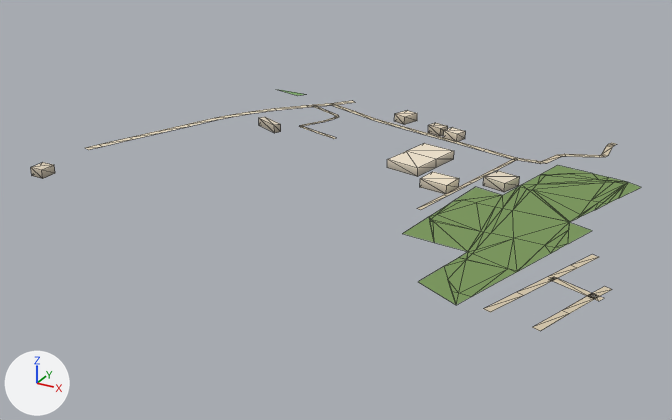
The glTF model public/assets/bengaluru-region-v1/tiles/t34_-25-l0.glb as it was, and as the next commit left it.
The view is the same before and after, from a 50 mm lens placed at (17607.0, -12870.0, 302.0), pointed at (17241.0, -12206.0, -30.0). The lights are fixed; the arrows at lower left show +X, +Y and +Z. The picture after the commit comes second. Mesh edges are drawn as thin lines.

In view in the first picture: 'building', 'ground'.
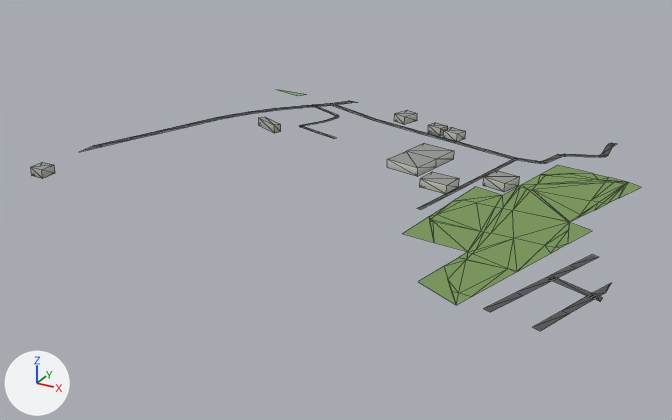
What differs and where, as boxes [x1, y1, x2, y2] in the pictures (672 x 420 px; the box of a moved part takes in the faces that stretch with it):
'ground', reshaped: before [85, 90, 641, 331]; after [80, 90, 641, 331]
part 1 of me_building, recoloured: [31, 110, 519, 194] in both
part 2 of me_ground, reshaped: before [591, 286, 612, 301]; after [589, 283, 611, 302]
part 3 of me_ground, moved or reshaped: before [85, 144, 102, 150]; after [80, 144, 102, 152]
part 4 of me_ground, reshaped: before [331, 100, 355, 105]; after [331, 101, 355, 105]
part 5 of me_ground, moved or reshaped: [540, 155, 562, 164] in both
part 6 of me_ground, recoloured: [87, 103, 614, 331] in both

The change, as a list of edits to the scene's bpy script:
```text
Change me_building:
    used by ob_building; location = (17000.0, -12500.0, 0.0)
    remove me_building.from_pydata(...)  # 68 vertices, 86 faces; spans x 4.0..387.0, y 170.0..480.0, z 0.0..8.0
    add me_building.from_pydata(...)  # 68 vertices, 104 faces; spans x 4.0..387.0, y 170.0..480.0, z 0.0..8.0
    me_building part 1: 86 kept faces spanning x 4.0..387.0, y 170.0..480.0, z 0.0..8.0 get new vertex colours
    edits to the shape of me_building do not show in these pictures
Change me_ground:
    used by ob_ground; location = (17000.0, -12500.0, 0.0)
    verts and faces of me_ground; kept vertices keep their numbers, new ones are numbered from 212
    before: 0 (499.0, 184.0, 1.0) at pixel (598, 301), 1 (501.0, 189.0, 1.0) at pixel (604, 298), 6 (503.0, 204.0, 1.0) at pixel (612, 289), 7 (497.0, 206.0, 1.0) at pixel (604, 286), 8 (497.0, 188.0, 1.0) at pixel (597, 297)
    before: 9 (491.0, 190.0, 1.0) at pixel (589, 294)
    before: 112 (-4.0, 246.0, 1.0) at pixel (84, 147), 113 (4.0, 243.0, 1.0) at pixel (88, 149)
    before: 134 (131.0, 482.0, 1.0) at pixel (330, 103), 135 (137.0, 477.0, 1.0) at pixel (333, 105), 136 (147.0, 503.0, 1.0) at pixel (352, 100), 137 (154.0, 497.0, 1.0) at pixel (355, 102)
    before: 156 (386.0, 418.0, 1.0) at pixel (540, 161), 158 (386.0, 418.0, 1.0) at pixel (541, 161), 159 (392.0, 416.0, 1.0) at pixel (546, 163)
    remove me_ground.from_pydata(...)  # 212 vertices, 235 faces; spans x -4.0..503.0, y 128.0..503.0, z 1.0
    add me_ground.from_pydata(...)  # 216 vertices, 239 faces; spans x 0.0..500.0, y 128.0..500.0, z 1.0
    me_ground part 2
    add delete_vertices([6, 7])  # with the faces that use them
    add verts[0] = (500.0, 183.0, 1.0)  # moved, pixel (600, 301)
    add verts[1] = (500.0, 190.0, 1.0)  # moved, pixel (602, 297)
    add verts[212] = (500.0, 214.0, 1.0)  # pixel (611, 282)
    add verts[213] = (499.0, 211.0, 1.0)  # pixel (608, 284)
    add verts[214] = (500.0, 210.0, 1.0)  # pixel (610, 284)
    add verts[215] = (500.0, 197.0, 1.0)  # pixel (605, 293)
    add faces += [(212, 213, 214), (213, 215, 214), (9, 215, 213), (8, 215, 9)]
    me_ground part 3
    add verts[112] = (0.0, 255.0, 1.0)  # moved, pixel (94, 145)
    add verts[113] = (0.0, 233.0, 1.0)  # moved, pixel (78, 152)
    me_ground part 4
    add delete_vertices([136, 137])  # with the faces that use them
    add verts[216] = (151.0, 494.0, 1.0)  # pixel (351, 102)
    add verts[217] = (145.0, 499.0, 1.0)  # pixel (348, 100)
    add verts[218] = (145.0, 500.0, 1.0)  # pixel (349, 100)
    add verts[219] = (156.0, 500.0, 1.0)
    add faces += [(134, 135, 216), (134, 216, 217), (216, 218, 217), (216, 219, 218)]
    me_ground part 5
    add delete_faces([(156, 158, 159)])
    add verts[159] = (392.0, 415.0, 1.0)  # moved, pixel (546, 163)
    add verts[158] = (387.0, 419.0, 1.0)  # moved, pixel (541, 161)
    add faces += [(156, 159, 158)]
    me_ground part 6: 105 kept faces spanning x 0.0..500.0, y 128.0..500.0, z 1.0 get new vertex colours; the middle colour goes from beige #d7c9ae to dark grey #535556
    other edits to the shape of me_ground do not show in these pictures
```
